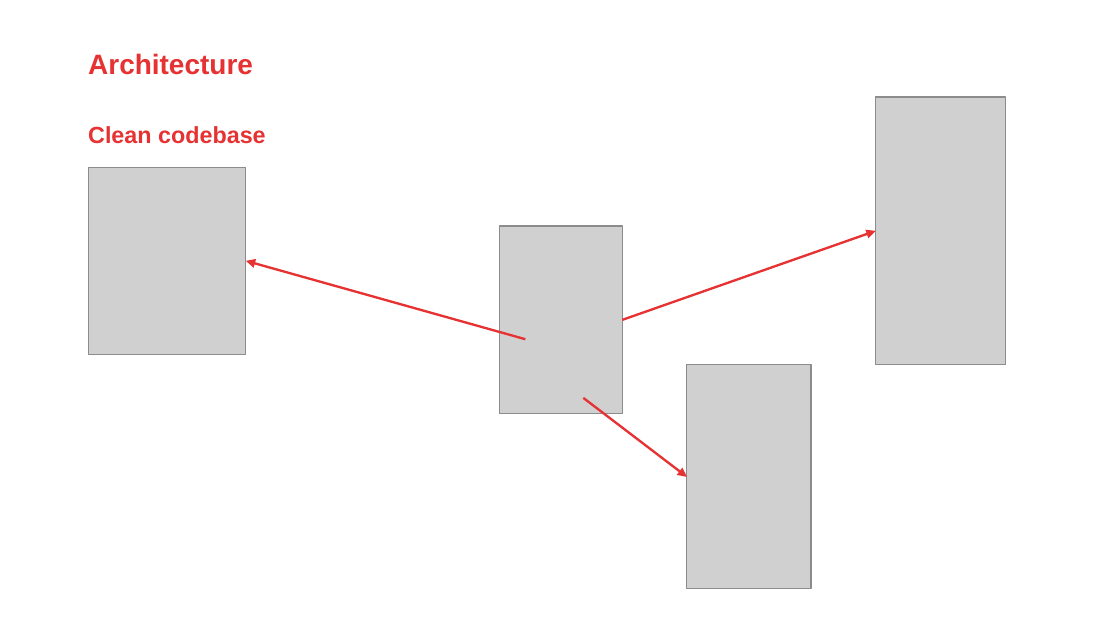
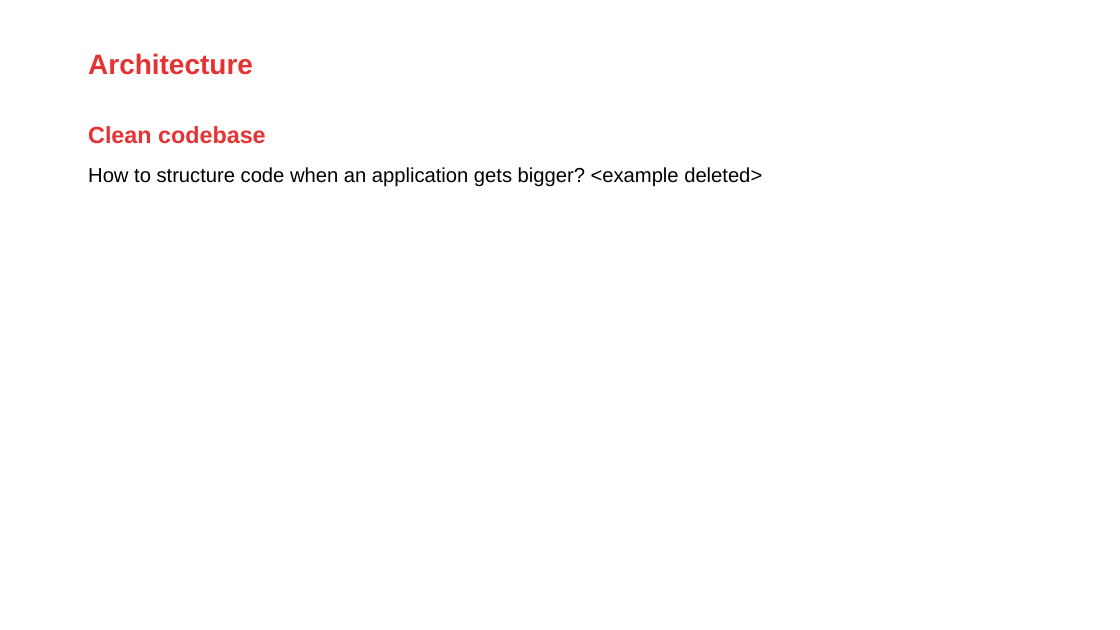
Before and after one commit to jeroenRX/AmisJetTraining, a slide deck: slide 58 of OracleJET_TalentLaunch.pptx (slide 91 before the commit). Drawn at 1120x630 pixels with LibreOffice and Linux fonts; fonts in the diff are those of the drawing; grey boxes stand for pictures; background and template pictures are left out. Boxes give left, top, right and bottom in pixels: in the first picture for what was removed or moved away, otherwise in the second. Text is boxed around its words. In the diff, an @@ line names an element or a change of style, - is before the commit and + after.

```diff
--- a/OracleJET_TalentLaunch.pptx
+++ b/OracleJET_TalentLaunch.pptx
@@ picture removed at [876,97,1006,365] @@
@@ picture removed at [88,168,246,355] @@
@@ text added at [88,167,762,187], 13 pt, text #000000 @@
+How to structure code when an application gets bigger? <example deleted>
@@ picture removed at [500,226,623,414] @@
@@ arrow removed from (623, 320) to (876, 231) @@
@@ arrow removed from (525, 339) to (246, 261) @@
@@ picture removed at [687,365,811,589] @@
@@ arrow removed from (584, 398) to (687, 477) @@
```
Also in this commit, not shown: 12 other slides changed, 35 slides removed, 1 other file.
